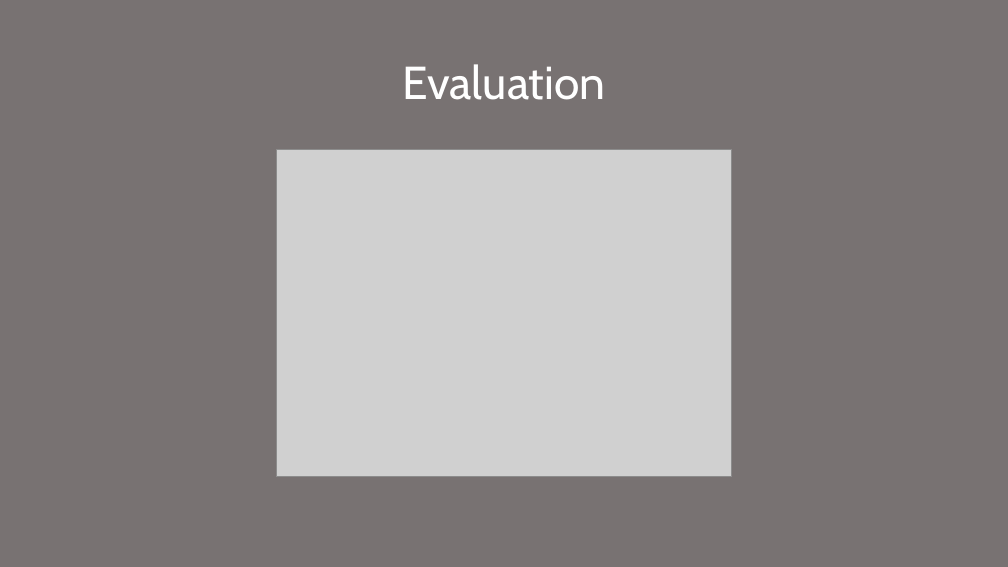
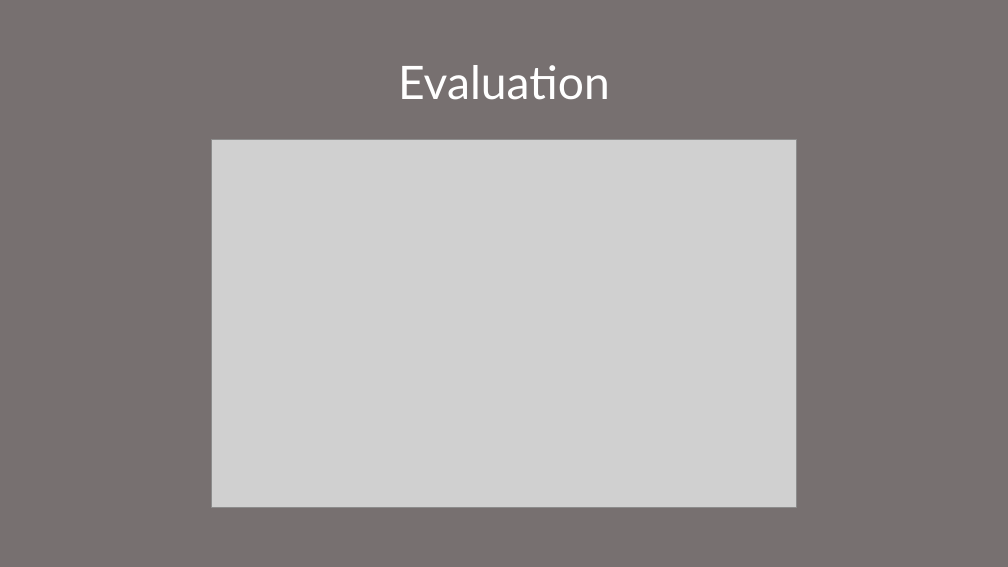
Before and after one commit to eduardkovalchuk/parking-reservation-bot, a slide deck: slide 6 of quick-presentation.pptx (slide 7 before the commit). Drawn at 1008x567 pixels with LibreOffice and Linux fonts; fonts in the diff are those of the drawing; grey boxes stand for pictures. Boxes give left, top, right and bottom in pixels: in the first picture for what was removed or moved away, otherwise in the second. Text is boxed around its words. In the diff, an @@ line names an element or a change of style, - is before the commit and + after.

```diff
--- a/quick-presentation.pptx
+++ b/quick-presentation.pptx
@@ background #787272 to #777070 @@
@@ title "Evaluation" at (398, 65, 610, 100): font Cabin to Lato @@
@@ picture: place and size @@
-picture at (276, 150, 732, 477)
+picture at (212, 140, 797, 507)
```
Also in this commit, not shown: 4 other slides changed, 1 slide added, 2 slides removed, 13 other files.
